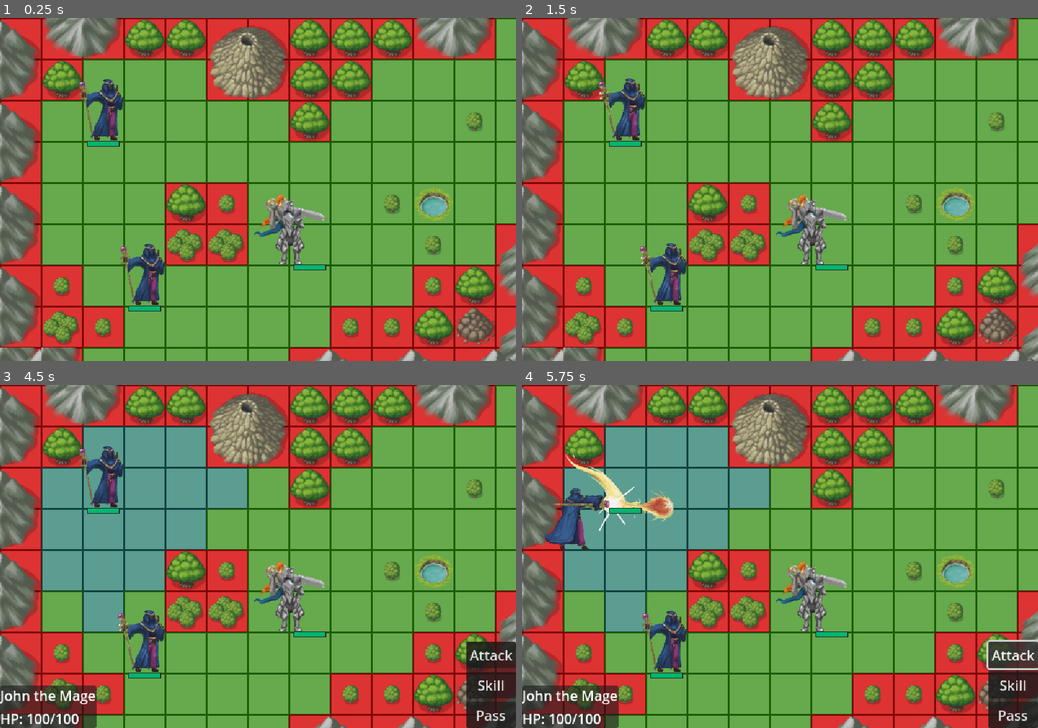
Above: before the commit, frames 1-4 (two rows, left to right).
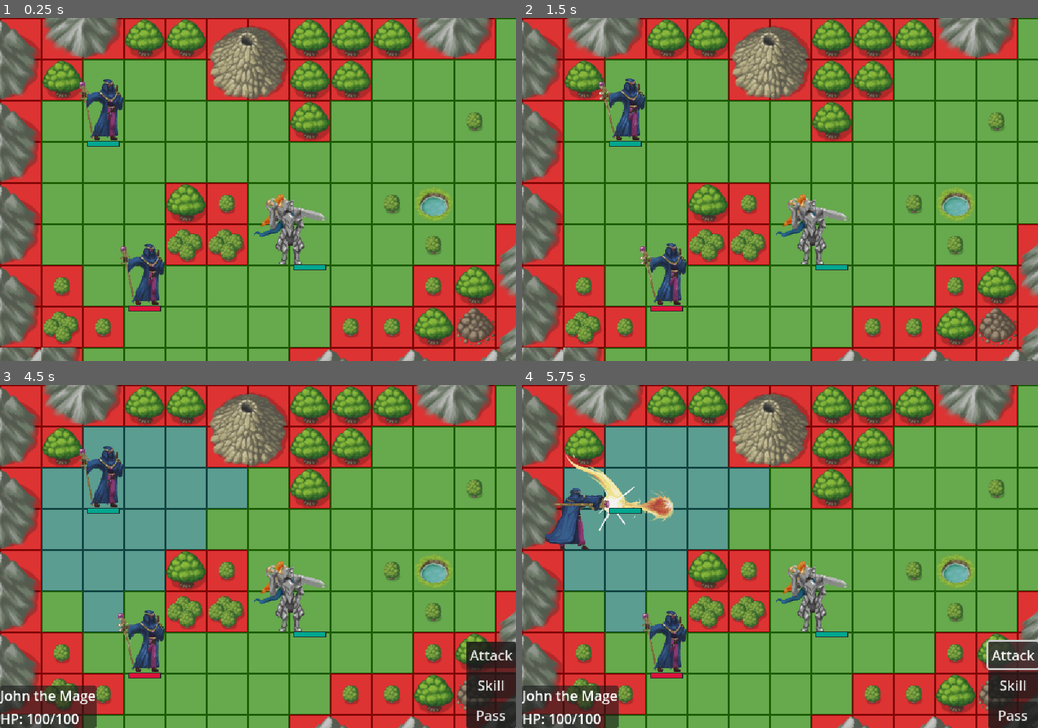
Above: after the commit, the same moments.

Repository: julKara/Defeat_the_Demonlord
Game: Godot game, scene res://world.tscn
The game is run twice, just before and just after one commit, with the same random seed, the same clock (stepped at 60 frames per second) and the same inputs.
Inputs (mouse positions are in pixels of both pictures, inside the frame that each line leads up to):
- Up to frame 1 (0.25 s): no input
- Up to frame 2 (1.5 s): move the mouse to (893, 172) at 0.52 s; press the mouse at (893, 172) at 0.53 s; move the mouse to (676, 206) at 1.27 s; release the mouse at (676, 206) at 1.28 s; click (676, 206) at 1.35 s
- Up to frame 3 (4.5 s): tap Enter at 2, 3.5 s; move the mouse to (309, 481) at 2.02 s; press the mouse at (309, 481) at 2.03 s; tap Space at 2.75 s; move the mouse to (232, 625) at 2.77 s; release the mouse at (232, 625) at 2.78 s; click (232, 625) at 2.85 s; move the mouse to (412, 607) at 3.52 s; press the mouse at (412, 607) at 3.53 s; move the mouse to (103, 505) at 4.27 s; release the mouse at (103, 505) at 4.28 s; click (103, 505) at 4.35 s
- Up to frame 4 (5.75 s): click "Attack" at 5 s

The runs differ from the first frame. In frame 1, 0.2% of the frame differs, in the area x 17-63%, y 36-86%; in frame 2, 0.2%; in frame 3, 0.2%; in frame 4, 0.2%.

Commit message:
Change healthbar color based on friendly

Diff:
--- a/src/Units/actor.gd
+++ b/src/Units/actor.gd
@@ -1,4 +1,4 @@
-#@tool	# Remove near end (heavy on performance)
+@tool	# Remove near end (heavy on performance)
 
 class_name Actor extends CharacterBody2D
 """
@@ -26,7 +26,6 @@
 	}
 
 # Refrences to objects in actor
-@onready var shape = $CollisionShape2D	# TODO: Will be changed to healthbar instead
 var behavior: Node = null	# Decides behavior based on if unit is playable, enemy, npc...
 @onready var sprite_2d: Sprite2D = $Sprite	# Just the default sprite to all characters
 @onready var anim_player: AnimationPlayer = $AnimationPlayer	# Used to play animations
@@ -136,14 +135,25 @@
 	behavior.set_script(behavior_script)
 	add_child(behavior)
 
-	# Set name and color
-	if shape:
+	# Change name and healthbar based on friendly
+	if healthbar:
+
+		# Fetch the shared stylebox from the healthbar
+		var shared_style = healthbar.get("theme_override_styles/fill")
+
+		# Duplicate the shared stylebox (deep copy) so we don't mutate the shared resource
+		var local_sb : StyleBoxFlat = shared_style.duplicate(true)
+
+		# Set name and color
 		if is_friendly:
-			shape.self_modulate = FRIENDLY_COLOR
+			local_sb.bg_color = FRIENDLY_COLOR
 			name = "playable_unit"
 		else:
-			shape.self_modulate = ENEMY_COLOR
+			local_sb.bg_color = ENEMY_COLOR
 			name = "enemy_unit"
+
+		# Apply override only to this healthbar instance
+		healthbar.add_theme_stylebox_override("fill", local_sb)
 
 # Intialize all stat-variables through the CharacterStats resource (NEW from Julia)
 func _set_stat_variables():
--- a/src/Units/actor.tscn
+++ b/src/Units/actor.tscn
@@ -7,9 +7,6 @@
 [ext_resource type="Texture2D" uid="uid://834u0ejvh4nc" path="res://assets/character_art/mage/Mage_attack_f2.png" id="5_jg2tr"]
 [ext_resource type="Script" uid="uid://lv7bihs01ua5" path="res://src/Level/healthbar.gd" id="7_a5lvk"]
 [ext_resource type="Texture2D" uid="uid://dbbdi0bgi7vac" path="res://assets/character_art/mage/Mage_idle_f2.png" id="7_jg2tr"]
-
-[sub_resource type="RectangleShape2D" id="RectangleShape2D_gkf61"]
-size = Vector2(48, 48)
 
 [sub_resource type="Animation" id="Animation_kj6bn"]
 length = 0.001
@@ -91,7 +88,7 @@
 [sub_resource type="StyleBoxEmpty" id="StyleBoxEmpty_kj6bn"]
 
 [sub_resource type="StyleBoxFlat" id="StyleBoxFlat_jg2tr"]
-bg_color = Color(0, 0.713539, 0.434725, 1)
+bg_color = Color(0, 0.654902, 0.560784, 1)
 
 [sub_resource type="StyleBoxFlat" id="StyleBoxFlat_kj6bn"]
 bg_color = Color(0.158472, 0.158472, 0.158472, 1)
@@ -111,11 +108,6 @@
 [node name="Sprite" type="Sprite2D" parent="."]
 position = Vector2(-24, -24)
 texture = ExtResource("7_jg2tr")
-
-[node name="CollisionShape2D" type="CollisionShape2D" parent="."]
-self_modulate = Color(0.862745, 0.0784314, 0.235294, 1)
-shape = SubResource("RectangleShape2D_gkf61")
-debug_color = Color(0.92, 0.92, 0.92, 0.756863)
 
 [node name="AnimationPlayer" type="AnimationPlayer" parent="."]
 libraries = {
Not shown: 1 places in src/Units/actor.tscn that only renumber resources
